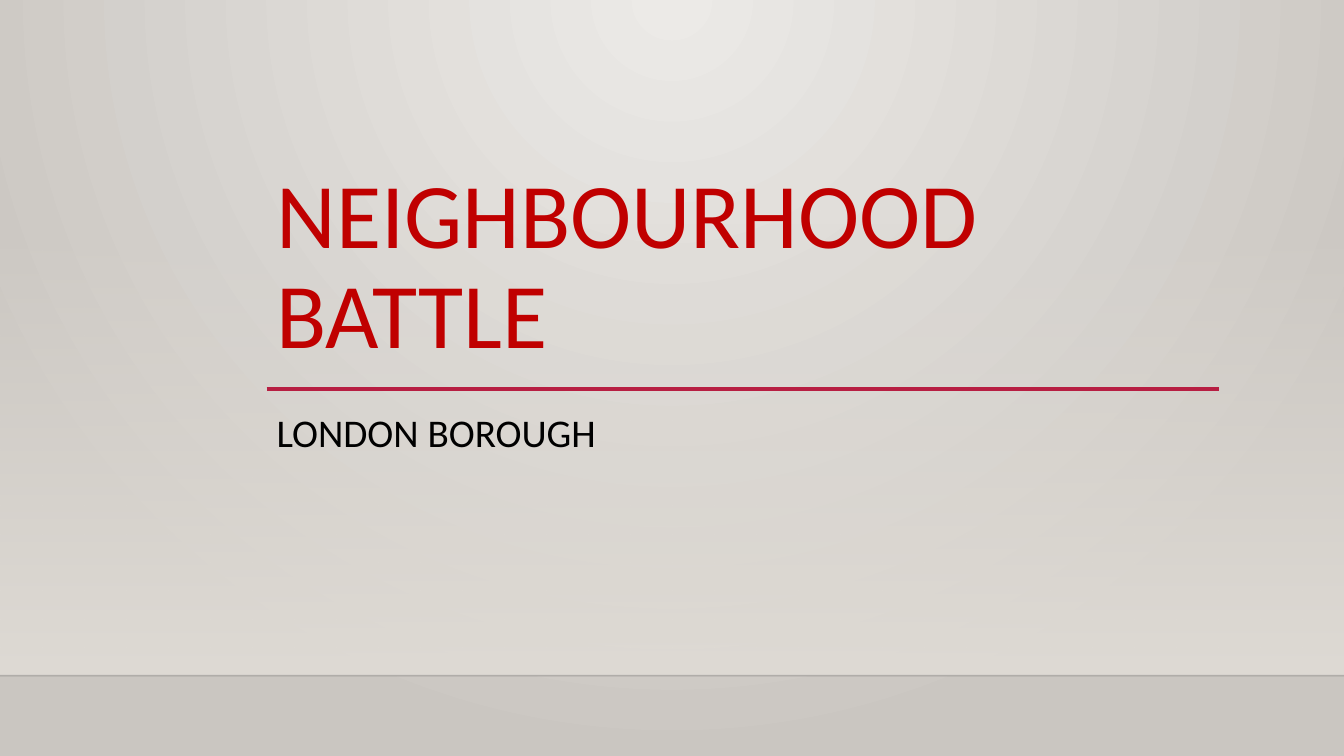
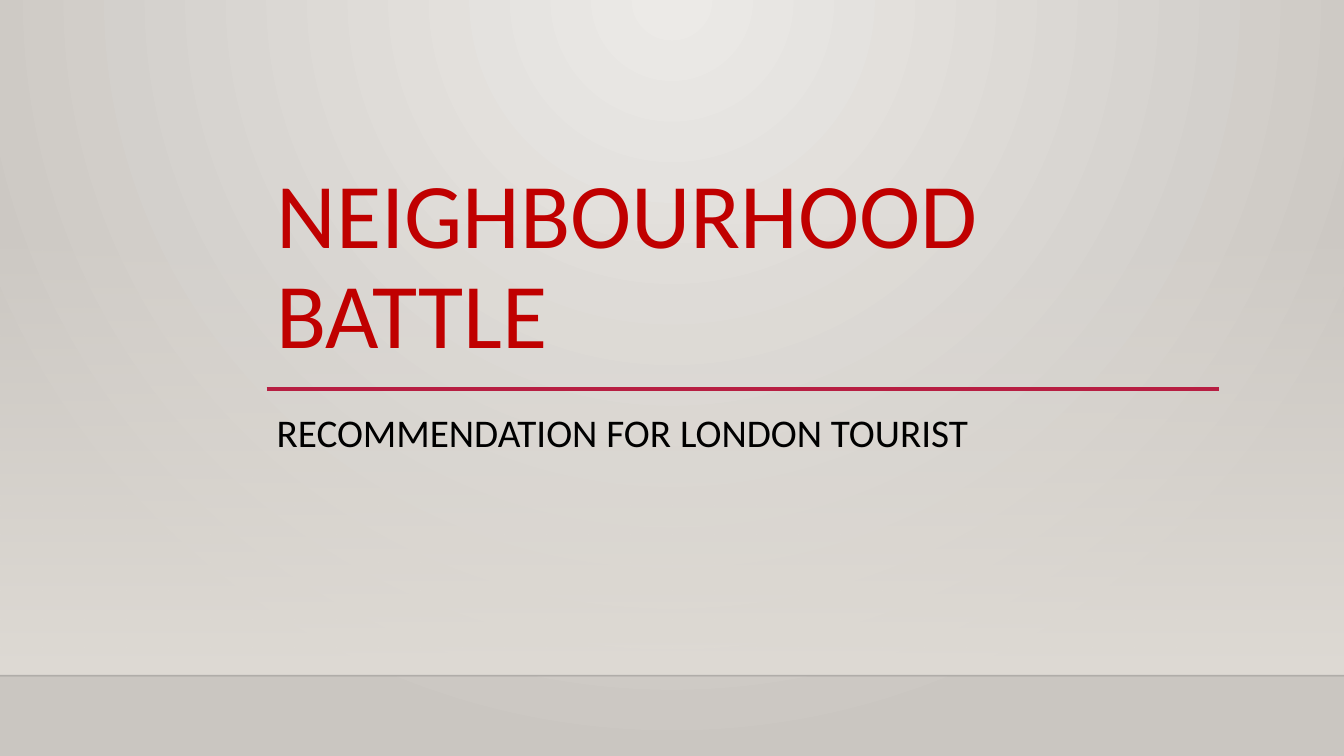
Before and after one commit to sharmilamurty/NeighborhoodBattle_London, a slide deck: slide 1 of Neighbourhood Battle.pptx. Drawn at 1344x756 pixels with LibreOffice and Linux fonts; fonts in the diff are those of the drawing; background and template pictures are left out. Boxes give left, top, right and bottom in pixels: in the first picture for what was removed or moved away, otherwise in the second. Text is boxed around its words. In the diff, an @@ line names an element or a change of style, - is before the commit and + after.

```diff
--- a/Neighbourhood Battle.pptx
+++ b/Neighbourhood Battle.pptx
@@ subtitle at (x1=277, y1=421, x2=968, y2=448): text changed @@
-LONDON BOROUGH
+RECOMMENDATION FOR LONDON TOURIST
```
Also in this commit, not shown: 1 other slide changed, 1 other file.
